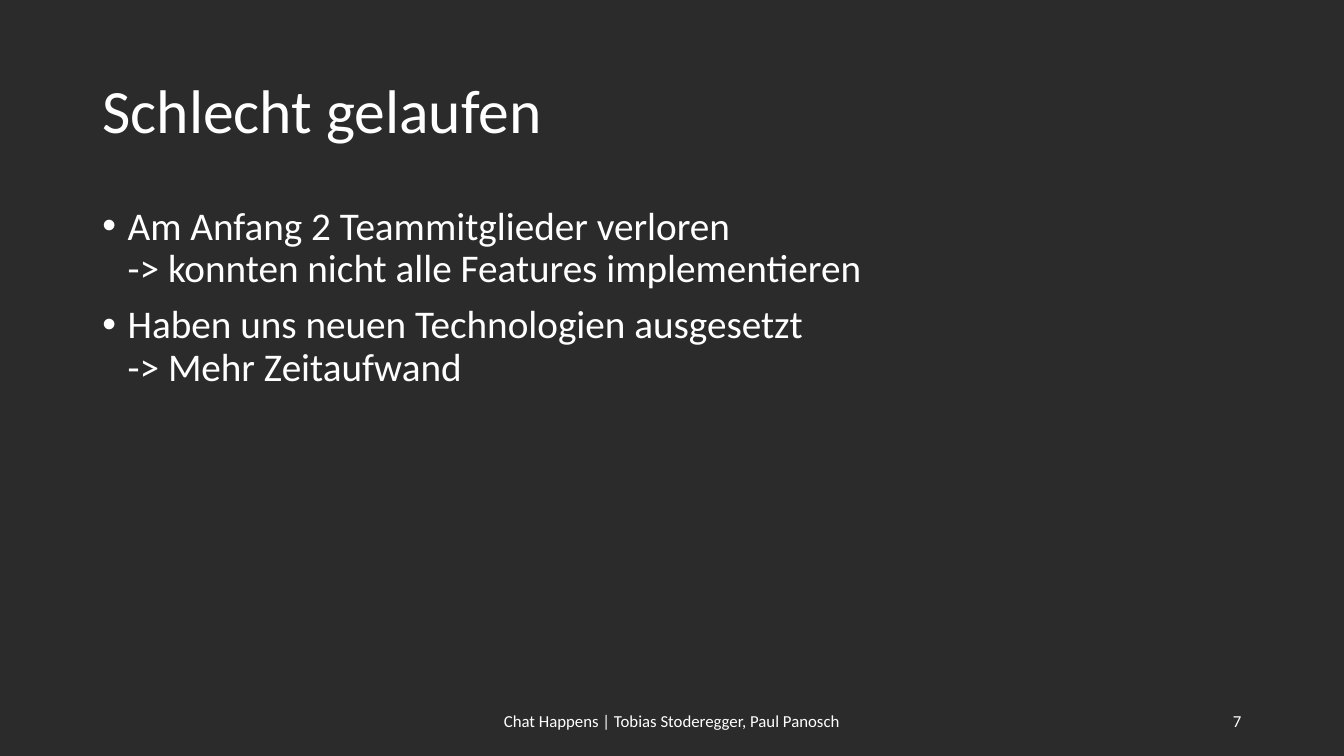
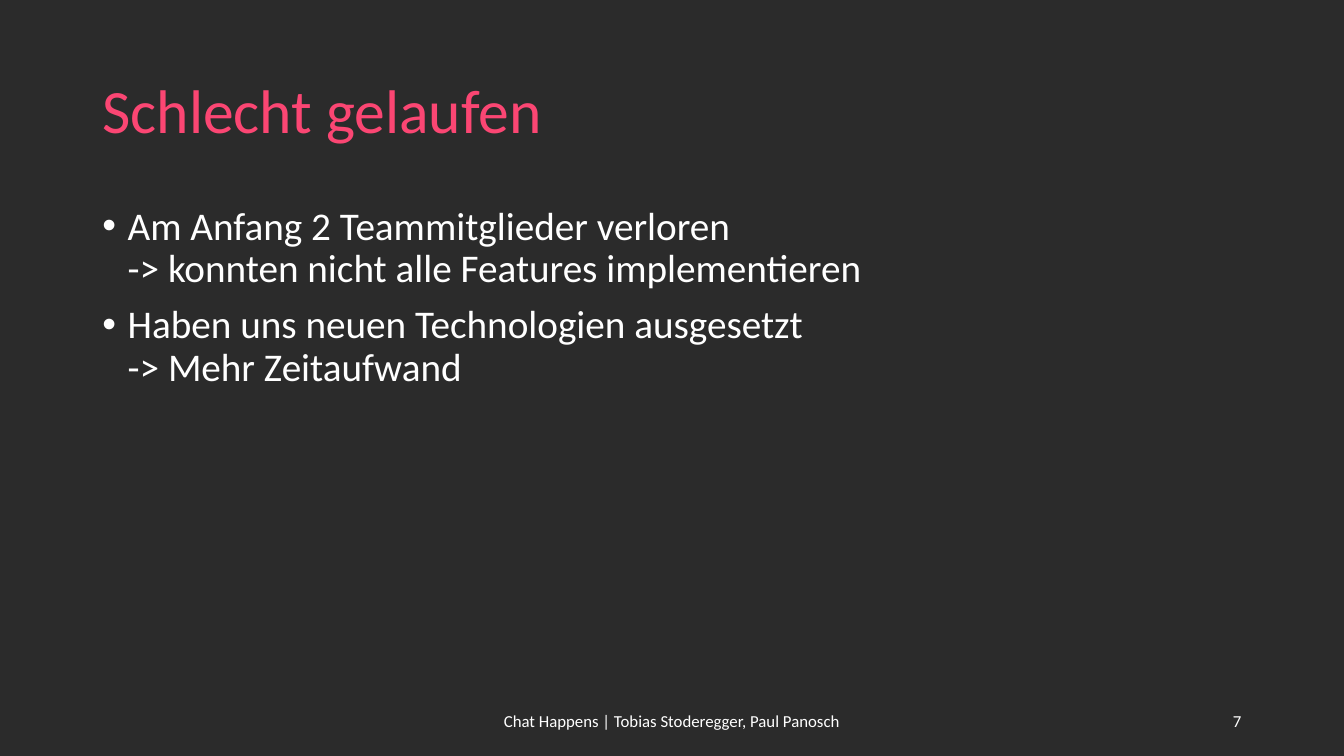
Before and after one commit to TheRealPayPaul/ChatHappens, a slide deck: slide 7 of presentation/Chat_Happens.pptx. Drawn at 1344x756 pixels with LibreOffice and Linux fonts; fonts in the diff are those of the drawing; background and template pictures are left out; a plain dark background stands for a picture behind light text. Boxes give left, top, right and bottom in pixels: in the first picture for what was removed or moved away, otherwise in the second. Text is boxed around its words. In the diff, an @@ line names an element or a change of style, - is before the commit and + after.

```diff
--- a/presentation/Chat_Happens.pptx
+++ b/presentation/Chat_Happens.pptx
@@ title "Schlecht gelaufen" at <box>102,90,541,144</box>: text colour #FFFFFF to #FB4673 @@
```
Also in this commit, not shown: 9 other slides changed, 1 other file.
